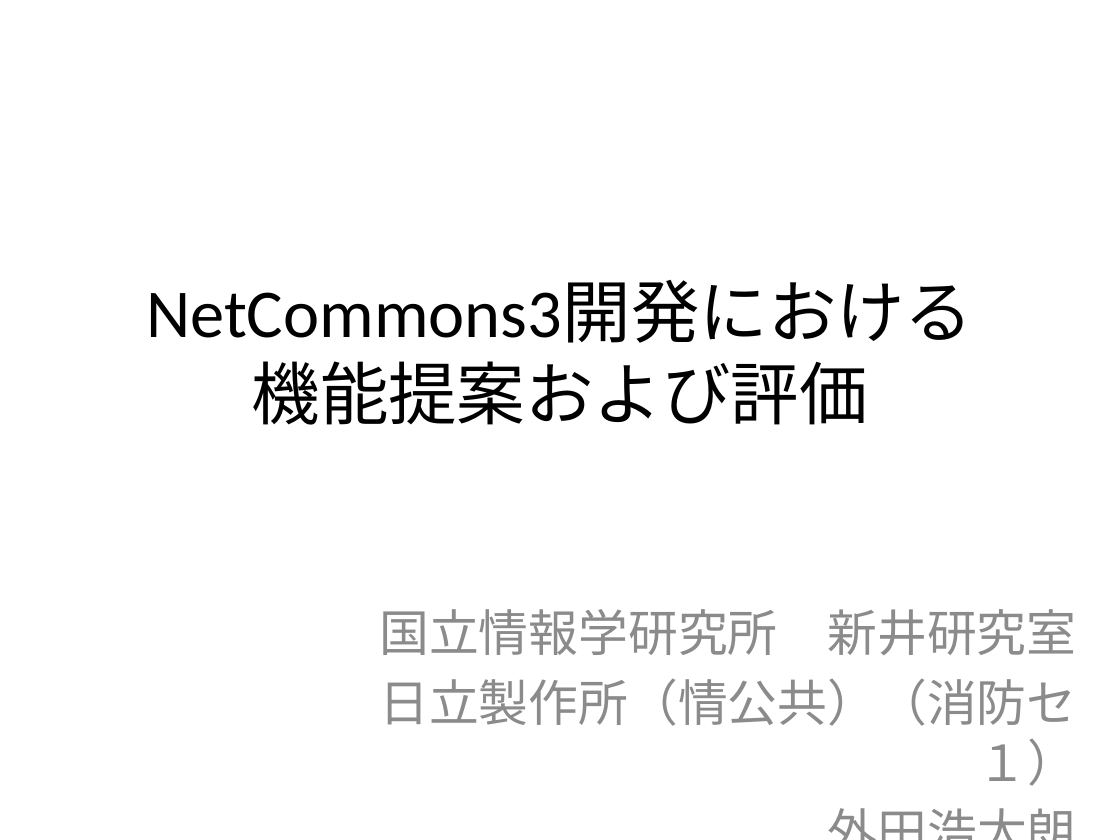
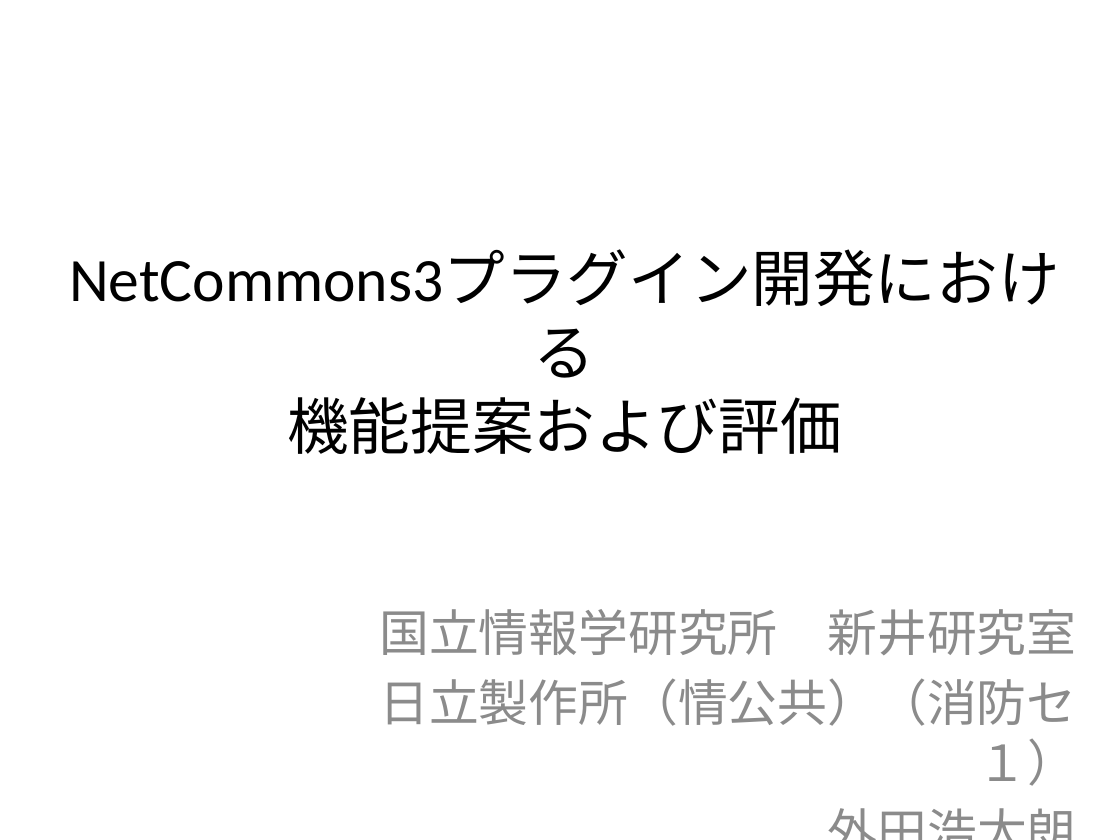
Before and after one commit to kotaro0717/Report-Management, a slide deck: slide 1 of PowerPoint/report_hokada.pptx. Drawn at 1120x840 pixels with LibreOffice and Linux fonts; fonts in the diff are those of the drawing. Boxes give left, top, right and bottom in pixels: in the first picture for what was removed or moved away, otherwise in the second. Text is boxed around its words. In the diff, an @@ line names an element or a change of style, - is before the commit and + after.

```diff
--- a/PowerPoint/report_hokada.pptx
+++ b/PowerPoint/report_hokada.pptx
@@ title at [287,397,841,454]: text changed; size 44 to 39.6 pt @@
-NetCommons3開発における
-機能提案および評価
+NetCommons3プラグイン開発における
+機能提案および評価
```
Also in this commit, not shown: 1 other slide changed, 5 slides added, 3 slides removed, 1 other file.
